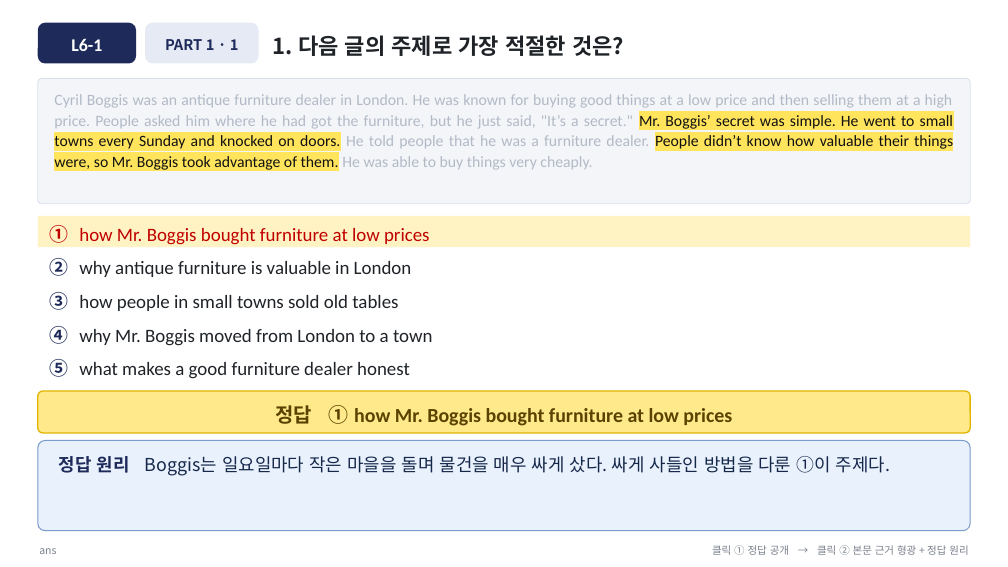
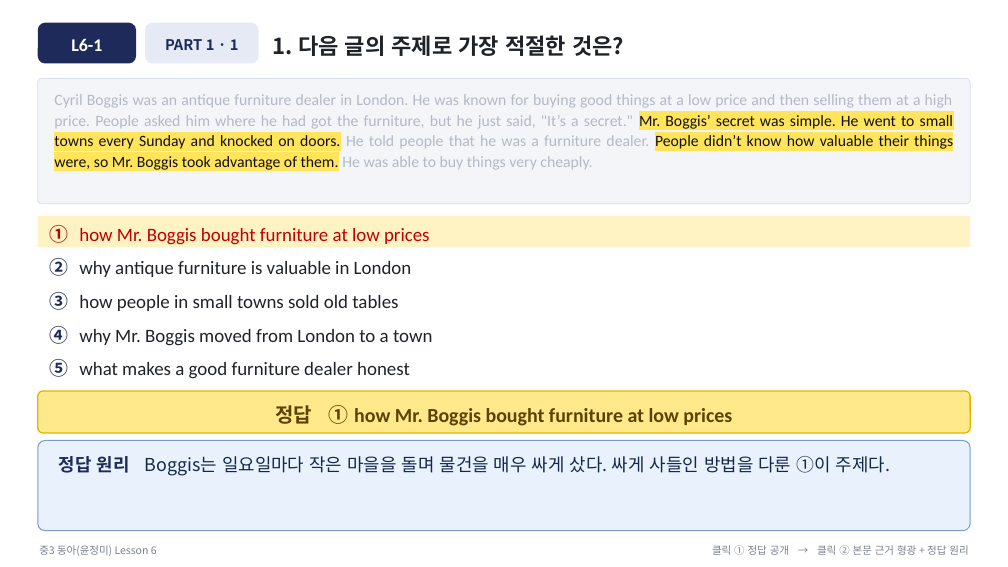
Before and after one commit to dtpman/dtpman, a slide deck: slide 2 of output/중3동아윤_5-8과/내신워크북/Lesson6/중3 동아(윤정미) Lesson6 L6-1~3 문제풀이 클릭형 (2026-10-02).pptx. Drawn at 1008x567 pixels with LibreOffice and Linux fonts; fonts in the diff are those of the drawing. Boxes give left, top, right and bottom in pixels: in the first picture for what was removed or moved away, otherwise in the second. Text is boxed around its words. In the diff, an @@ line names an element or a change of style, - is before the commit and + after.

```diff
--- a/output/중3동아윤_5-8과/내신워크북/Lesson6/중3 동아(윤정미) Lesson6 L6-1~3 문제풀이 클릭형 (2026-10-02).pptx
+++ b/output/중3동아윤_5-8과/내신워크북/Lesson6/중3 동아(윤정미) Lesson6 L6-1~3 문제풀이 클릭형 (2026-10-02).pptx
@@ text at (39,545,157,556): text changed @@
-ans
+중3 동아(윤정미) Lesson 6
```
Also in this commit, not shown: 36 other slides changed.
